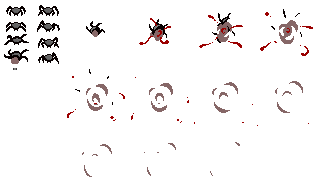
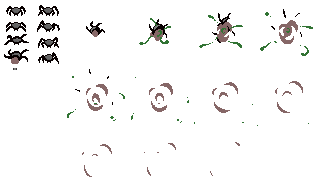
Layer changes from the first 320px x 192px image to the second:
painted on "death_drops" over left=67, top=12, right=313, bottom=126
